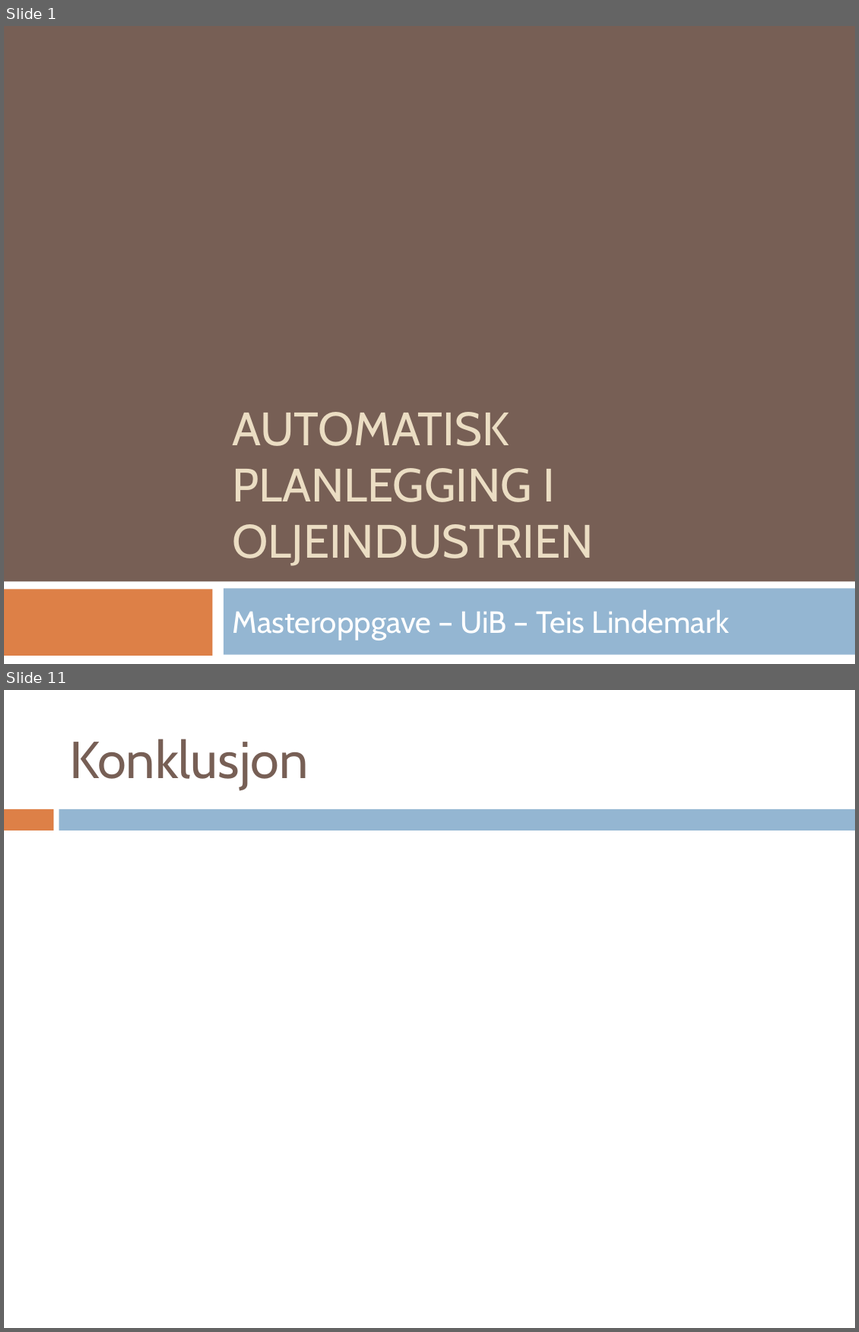
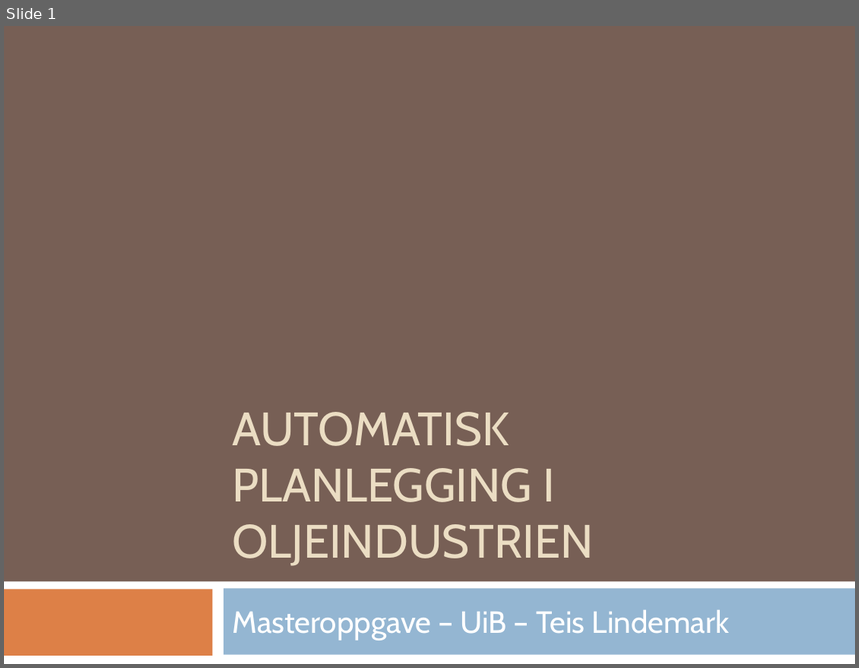
Before and after one commit to teilin/M.sc-UiB, a slide deck: Presentasjon/msc_presentasjon.pptx. Shown one above the other, each under a label of ours: slides 1 and 11 before the commit, slide 1 after it; the slides between them are not shown. The pictures are 859x1332 and 859x668 pixels, drawn with LibreOffice and Linux fonts; fonts in the diff are those of the drawing. Boxes give left, top, right and bottom in pixels: in the first picture for what was removed or moved away, otherwise in the second. Text is boxed around its words. In the diff, an @@ line names an element or a change of style, - is before the commit and + after.

```diff
--- a/Presentasjon/msc_presentasjon.pptx
+++ b/Presentasjon/msc_presentasjon.pptx
@@ slide 11 removed at <box>4,690,855,1328</box>, background #FFFFFF @@
@@ title removed at <box>69,739,308,790</box> @@
-Konklusjon
@@ rectangle removed at <box>4,809,53,831</box> @@
@@ rectangle removed at <box>59,809,855,831</box> @@
```
Also in this commit, not shown: 1 slide changed, 29 slides added, 8 other slides removed, 35 other files.
